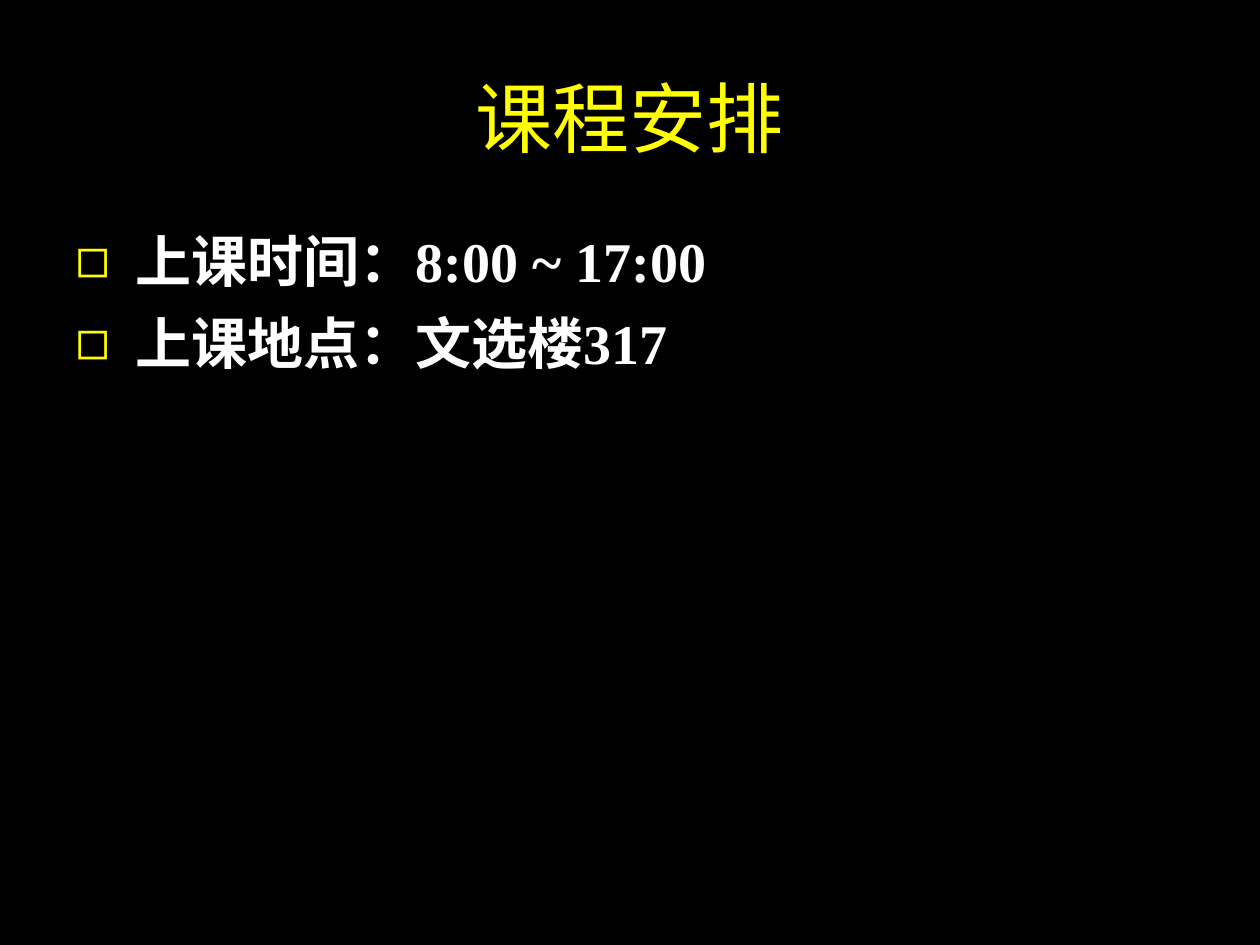
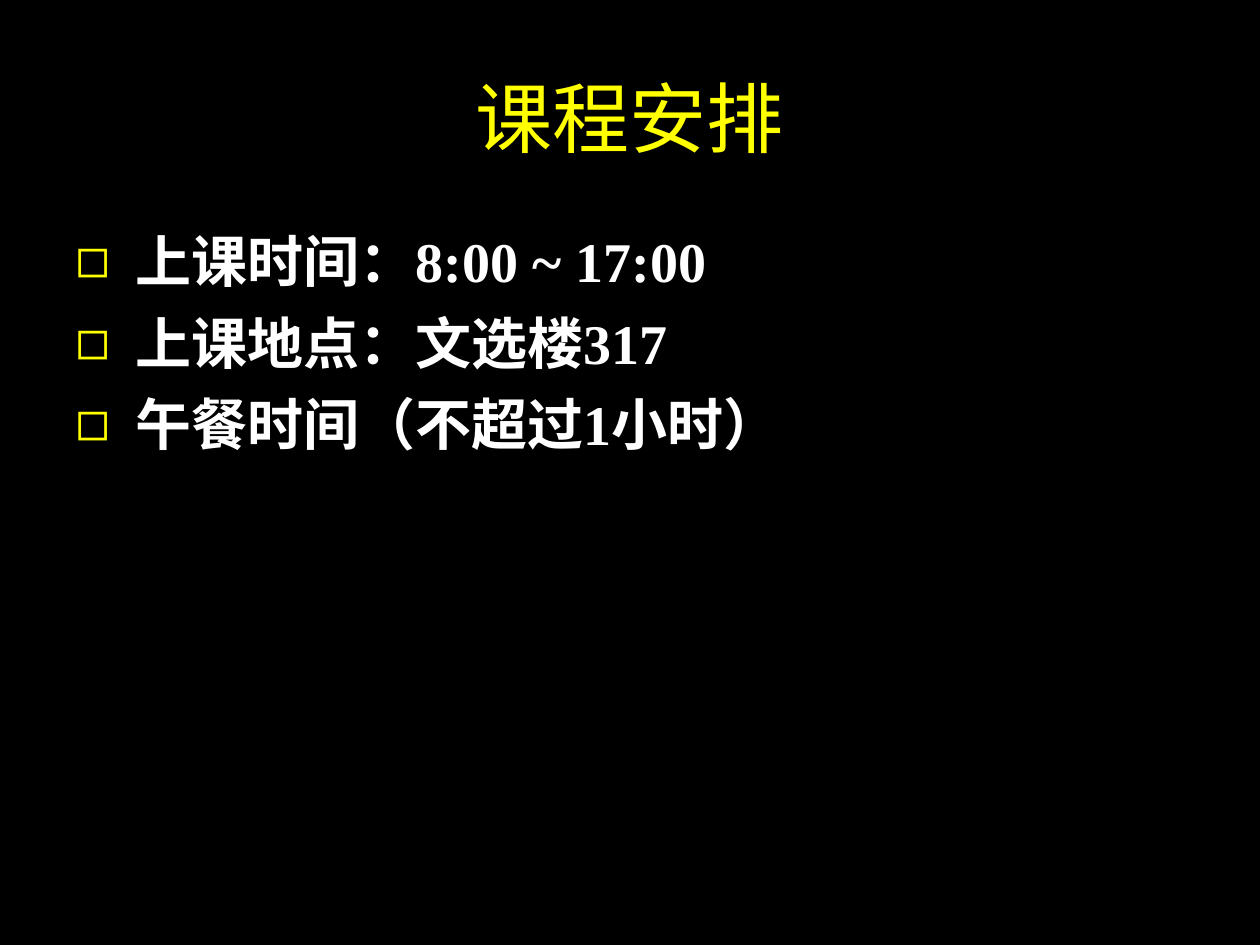
Before and after one commit to SJTUCourse/BI450, a slide deck: slide 9 of Lectures/2017 Fall/Lecture 0/Lecture 0.ppt (slide 8 before the commit). Drawn at 1260x945 pixels with LibreOffice and Linux fonts; fonts in the diff are those of the drawing. Boxes give left, top, right and bottom in pixels: in the first picture for what was removed or moved away, otherwise in the second. Text is boxed around its words. In the diff, an @@ line names an element or a change of style, - is before the commit and + after.

```diff
--- a/Lectures/2017 Fall/Lecture 0/Lecture 0.ppt
+++ b/Lectures/2017 Fall/Lecture 0/Lecture 0.ppt
@@ text at (135, 397, 780, 451): paragraph added @@
+◻ 午餐时间（不超过1小时）
```
Also in this commit, not shown: 1 other slide changed, 2 slides added, 1 other file.
